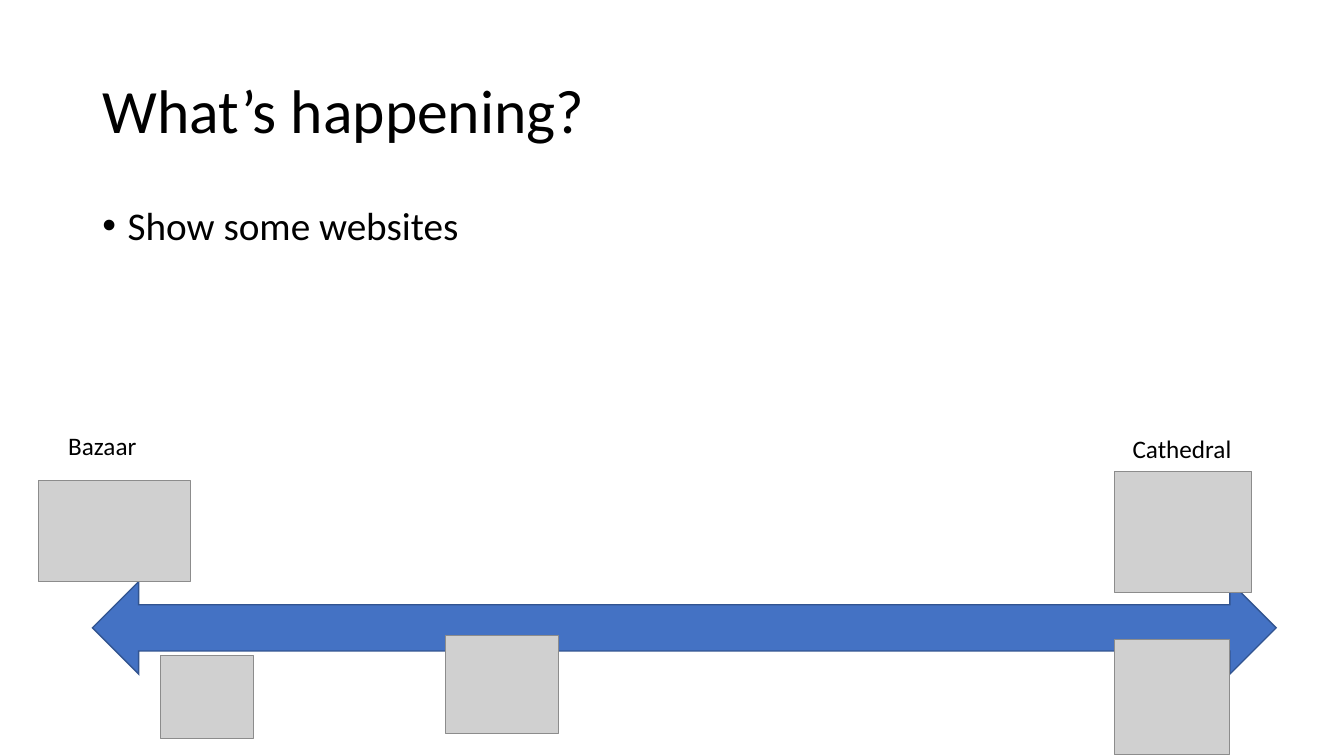
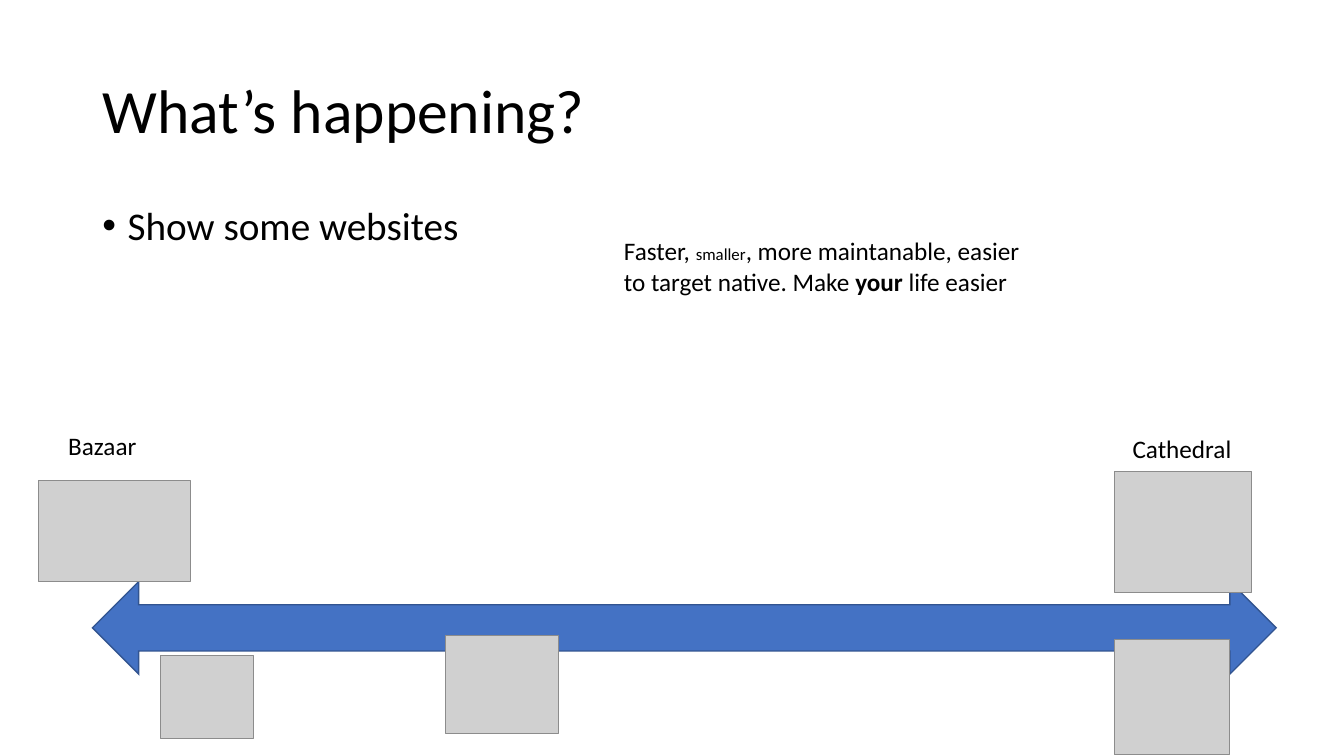
Before and after one commit to gautemo/vue-3-playground, a slide deck: slide 2 of tech-lunch.pptx. Drawn at 1344x756 pixels with LibreOffice and Linux fonts; fonts in the diff are those of the drawing; grey boxes stand for pictures. Boxes give left, top, right and bottom in pixels: in the first picture for what was removed or moved away, otherwise in the second. Text is boxed around its words. In the diff, an @@ line names an element or a change of style, - is before the commit and + after.

Commit message:
updated slides

```diff
--- a/tech-lunch.pptx
+++ b/tech-lunch.pptx
@@ text added at <box>624,242,1019,296</box>, 18 pt, text #000000 @@
+Faster, smaller, more maintanable, easier to target native. Make your life easier
```
